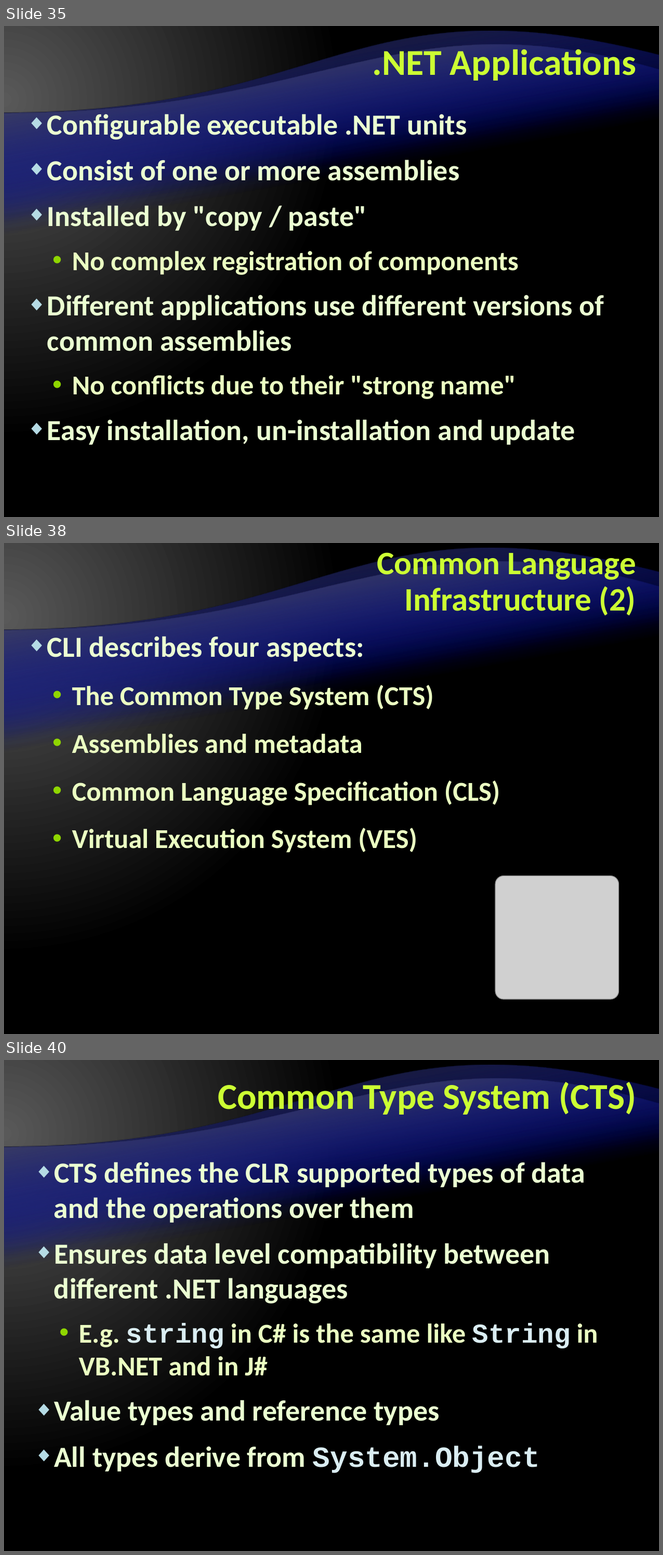
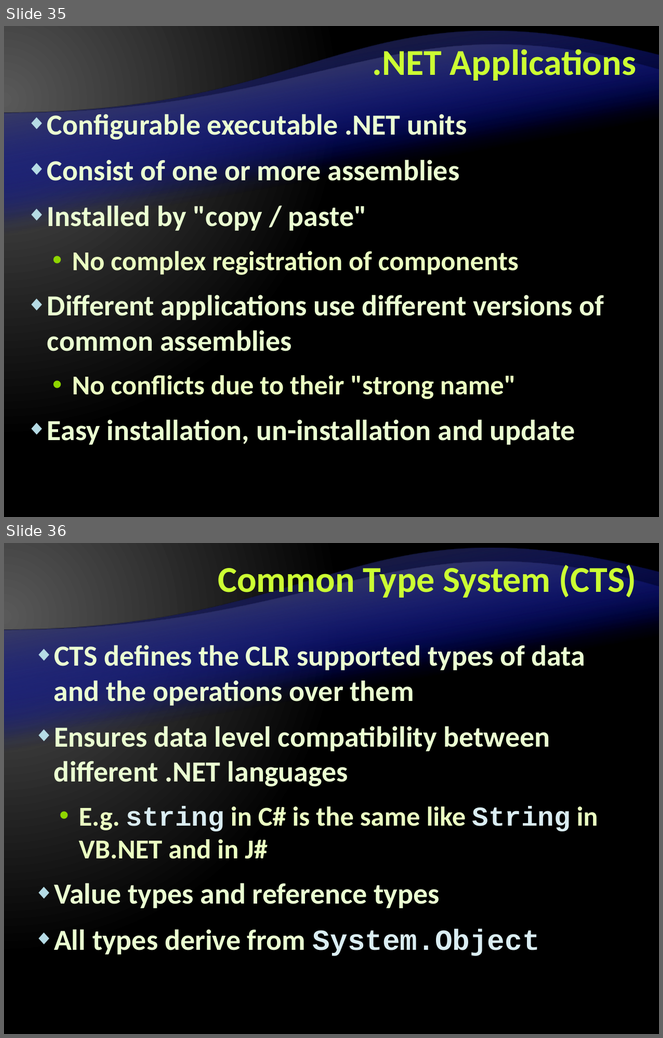
Before and after one commit to Lockheed01/aspnet-mvc-course, a slide deck: Lectures/1. .NET Framework Overview/.NET Framework Overview.pptx. Shown one above the other, each under a label of ours: slides 35, 38 and 40 before the commit, slides 35 and 36 after it; the slides between them are not shown. The pictures are 663x1555 and 663x1038 pixels, drawn with LibreOffice and Linux fonts; fonts in the diff are those of the drawing; grey boxes stand for pictures; background and template pictures are left out. Boxes give left, top, right and bottom in pixels: in the first picture for what was removed or moved away, otherwise in the second. Text is boxed around its words. In the diff, an @@ line names an element or a change of style, - is before the commit and + after.

```diff
--- a/Lectures/1. .NET Framework Overview/.NET Framework Overview.pptx
+++ b/Lectures/1. .NET Framework Overview/.NET Framework Overview.pptx
@@ slide 38 removed at box(4, 543, 659, 1034), background gradient #595959 to #000000; not listed: 4 template elements that a slide beside it also shows @@
@@ title removed at box(377, 547, 636, 616) @@
-Common Language Infrastructure (2)
@@ text removed at box(47, 636, 500, 853) @@
-◆ CLI describes four aspects:
-  • The Common Type System (CTS)
-  • Assemblies and metadata
-  • Common Language Specification (CLS)
-  • Virtual Execution System (VES)
@@ picture removed at box(495, 876, 619, 1000) @@
@@ what was slide 40 is now slide 36 @@
```
Also in this commit, not shown: 1 slide added, 5 other slides removed.
